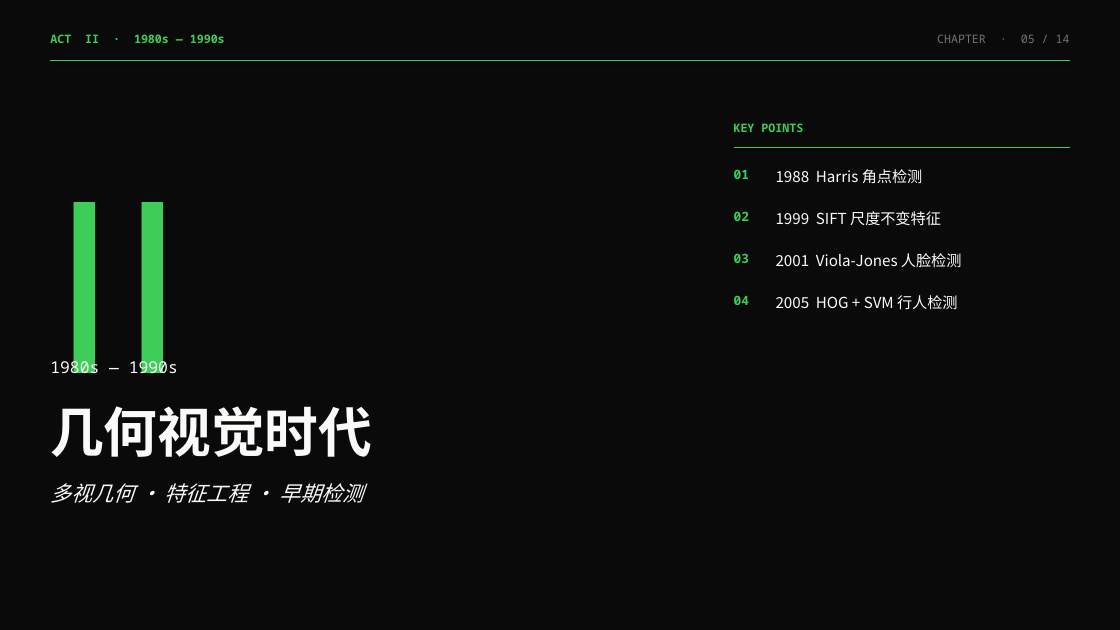
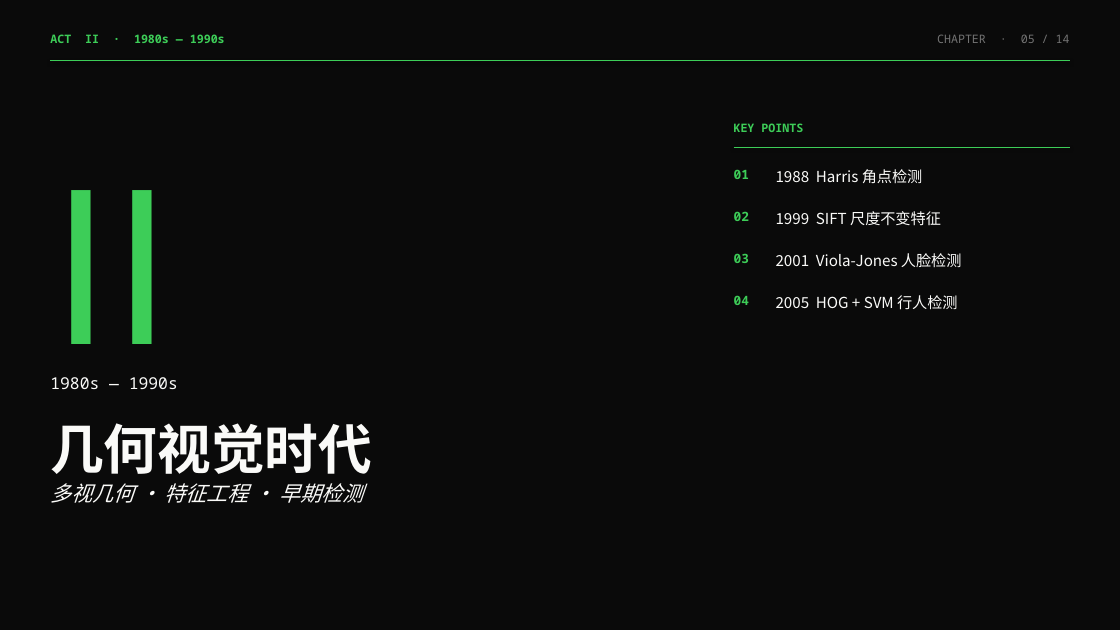
Before and after one commit to chandler-wu/ppt_claude, a slide deck: slide 5 of cv_history_deck.pptx. Drawn at 1120x630 pixels with LibreOffice and Linux fonts; fonts in the diff are those of the drawing. Boxes give left, top, right and bottom in pixels: in the first picture for what was removed or moved away, otherwise in the second. Text is boxed around its words. In the diff, an @@ line names an element or a change of style, - is before the commit and + after.

```diff
--- a/cv_history_deck.pptx
+++ b/cv_history_deck.pptx
@@ text "II" at <box>50,190,173,389</box>: size 200 to 180 pt @@
@@ text "1980s — 1990s": place and size @@
-text "1980s — 1990s" at <box>50,358,178,373</box>
+text "1980s — 1990s" at <box>50,377,178,389</box>
@@ text "几何视觉时代": place and size @@
-text "几何视觉时代" at <box>50,406,372,457</box>
+text "几何视觉时代" at <box>50,423,372,474</box>
```
Also in this commit, not shown: 6 other slides changed, 2 other files.
